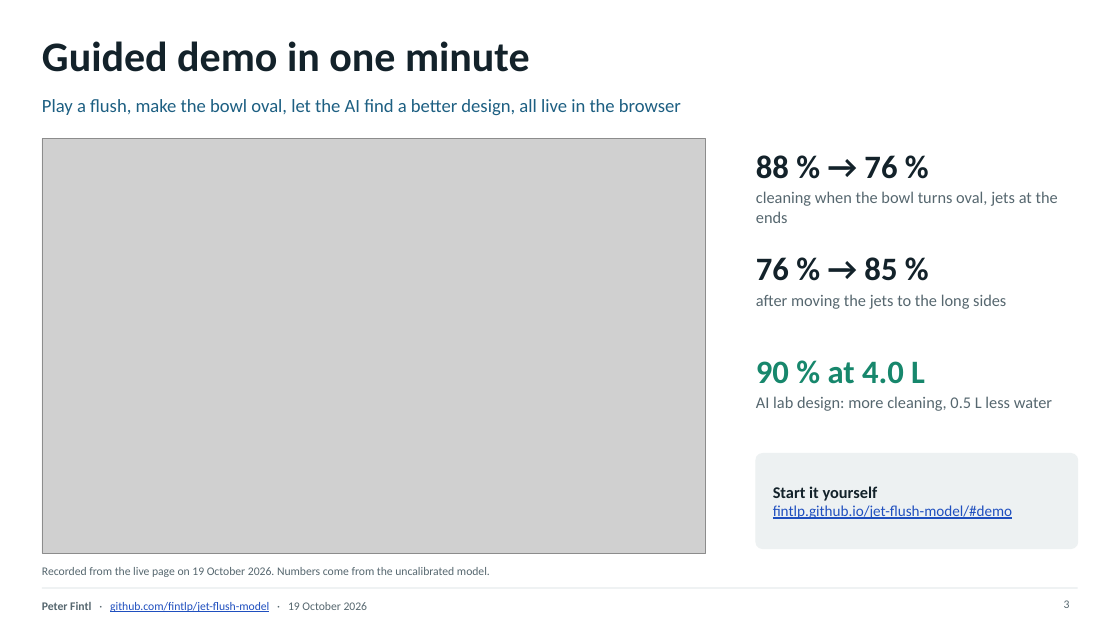
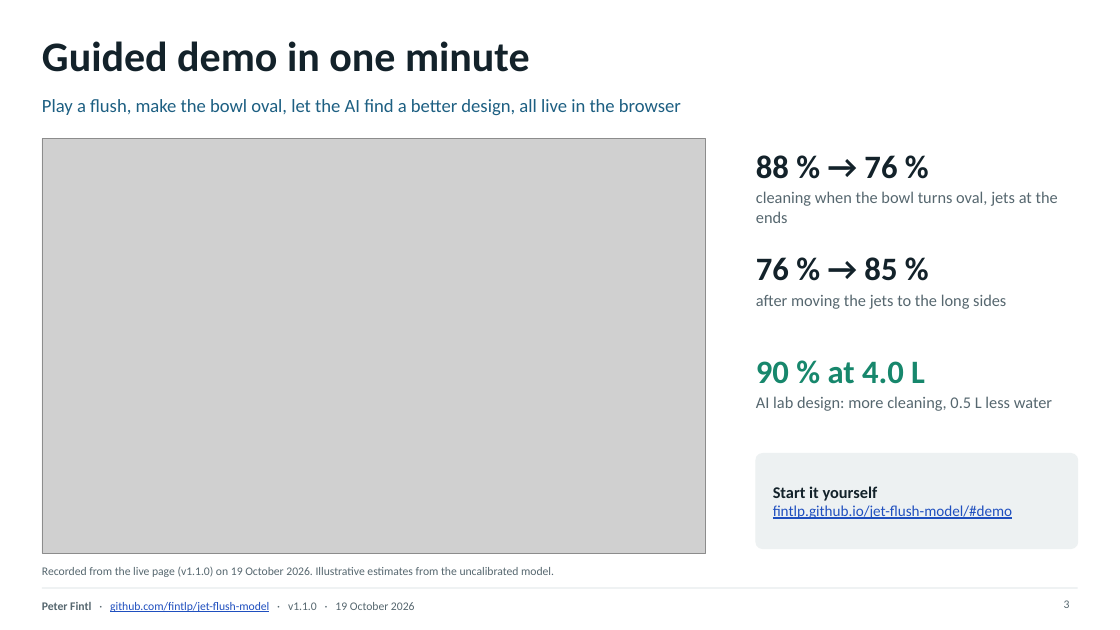
Before and after one commit to fintlp/jet-flush-model, a slide deck: slide 3 of slides/jet-flush-model.pptx. Drawn at 1120x630 pixels with LibreOffice and Linux fonts; fonts in the diff are those of the drawing; grey boxes stand for pictures. Boxes give left, top, right and bottom in pixels: in the first picture for what was removed or moved away, otherwise in the second. Text is boxed around its words. In the diff, an @@ line names an element or a change of style, - is before the commit and + after.

```diff
--- a/slides/jet-flush-model.pptx
+++ b/slides/jet-flush-model.pptx
@@ text at box(42, 566, 554, 577): text changed @@
-Recorded from the live page on 19 October 2026. Numbers come from the uncalibrated model.
+Recorded from the live page (v1.1.0) on 19 October 2026. Illustrative estimates from the uncalibrated model.
@@ text at box(42, 602, 415, 612): text changed @@
-Peter Fintl · github.com/fintlp/jet-flush-model · 19 October 2026
+Peter Fintl · github.com/fintlp/jet-flush-model · v1.1.0 · 19 October 2026
```
Also in this commit, not shown: 2 other slides changed, 20 other files.
